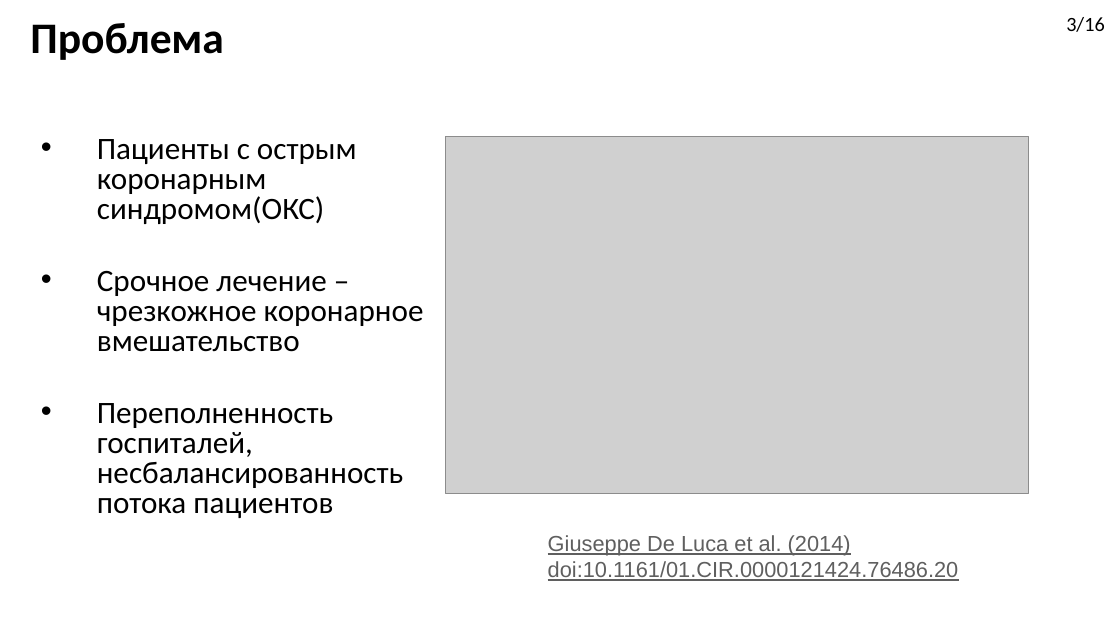
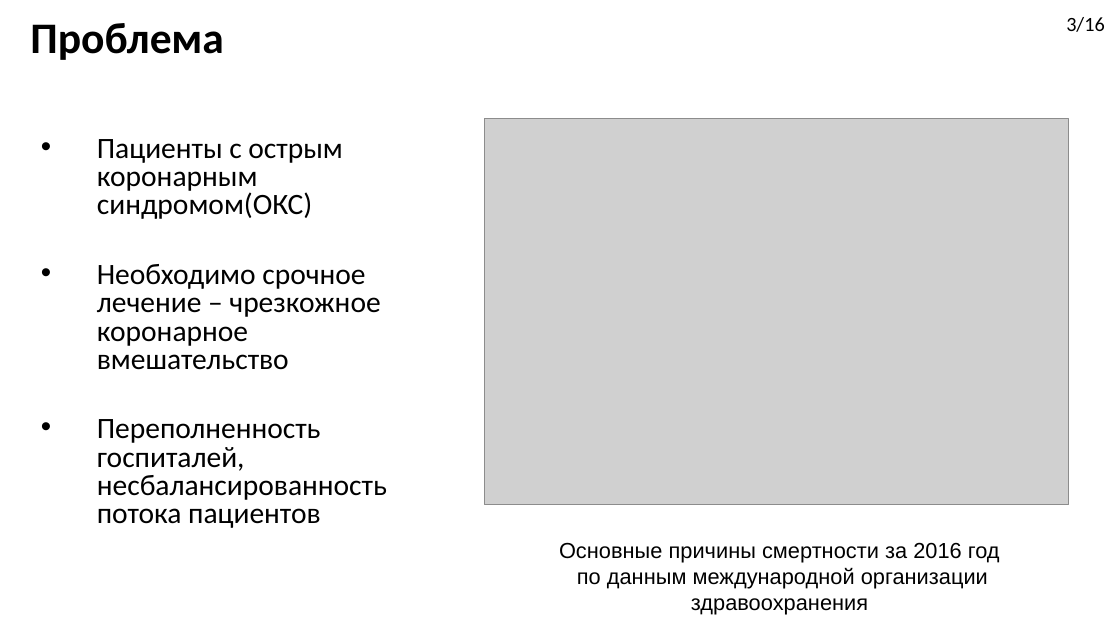
Before and after one commit to DimaStoyanov/Ambulance-Dispatching, a slide deck: slide 3 of Diplom_Presentation.pptx. Drawn at 1120x630 pixels with LibreOffice and Linux fonts; fonts in the diff are those of the drawing; grey boxes stand for pictures; background and template pictures are left out. Boxes give left, top, right and bottom in pixels: in the first picture for what was removed or moved away, otherwise in the second. Text is boxed around its words. In the diff, an @@ line names an element or a change of style, - is before the commit and + after.

```diff
--- a/Diplom_Presentation.pptx
+++ b/Diplom_Presentation.pptx
@@ picture: place and size @@
-picture at bbox=[446, 137, 1029, 494]
+picture at bbox=[484, 119, 1068, 505]
@@ text at bbox=[97, 139, 387, 528]: size 20 to 19 pt in "Пациенты с острым коронарным синдромом(ОКС)", "Переполненность госпиталей, несбалансированность потока паци ..." @@
@@ text at bbox=[97, 264, 380, 370]: text changed; size 20 to 19 pt @@
-• Срочное лечение – чрезкожное коронарное вмешательство
+• Необходимо срочное лечение – чрезкожное коронарное вмешательство
@@ text at bbox=[559, 542, 1000, 615]: text changed; text colour #5F5F5F to #000000 @@
-Giuseppe De Luca et al. (2014) doi:10.1161/01.CIR.0000121424.76486.20
+Основные причины смертности за 2016 год
+по данным международной организации здравоохранения
```
Also in this commit, not shown: 6 other slides changed, 6 slides added, 6 slides removed, 5 other files.
